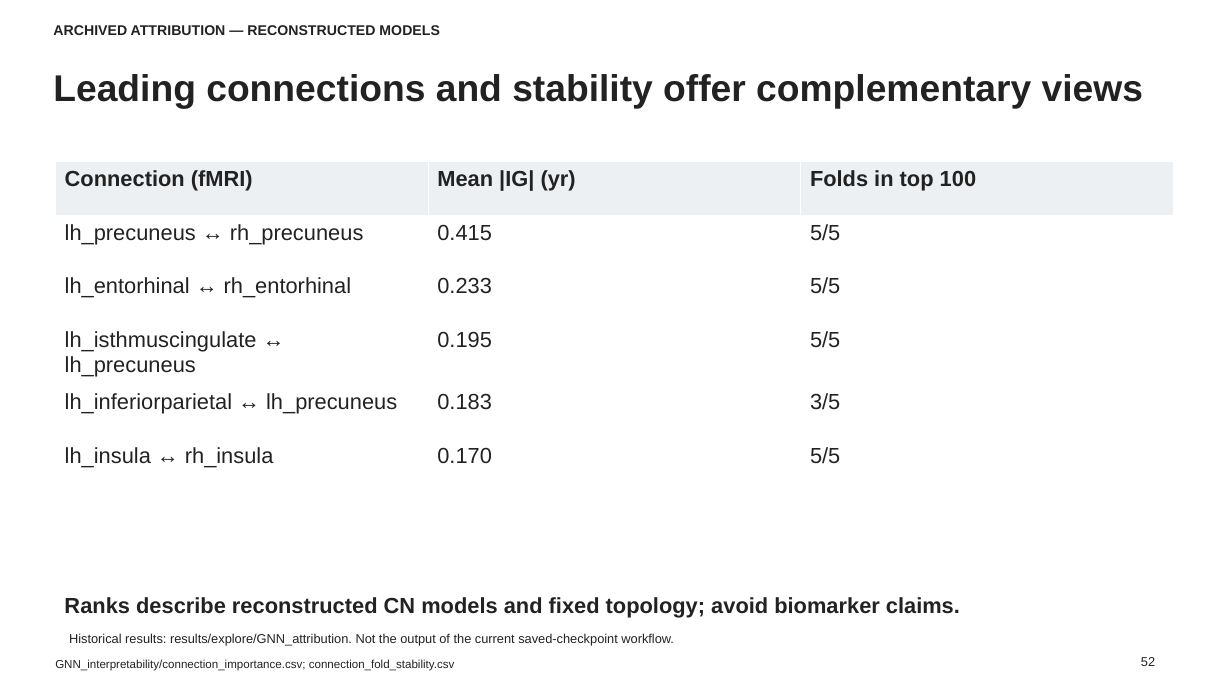
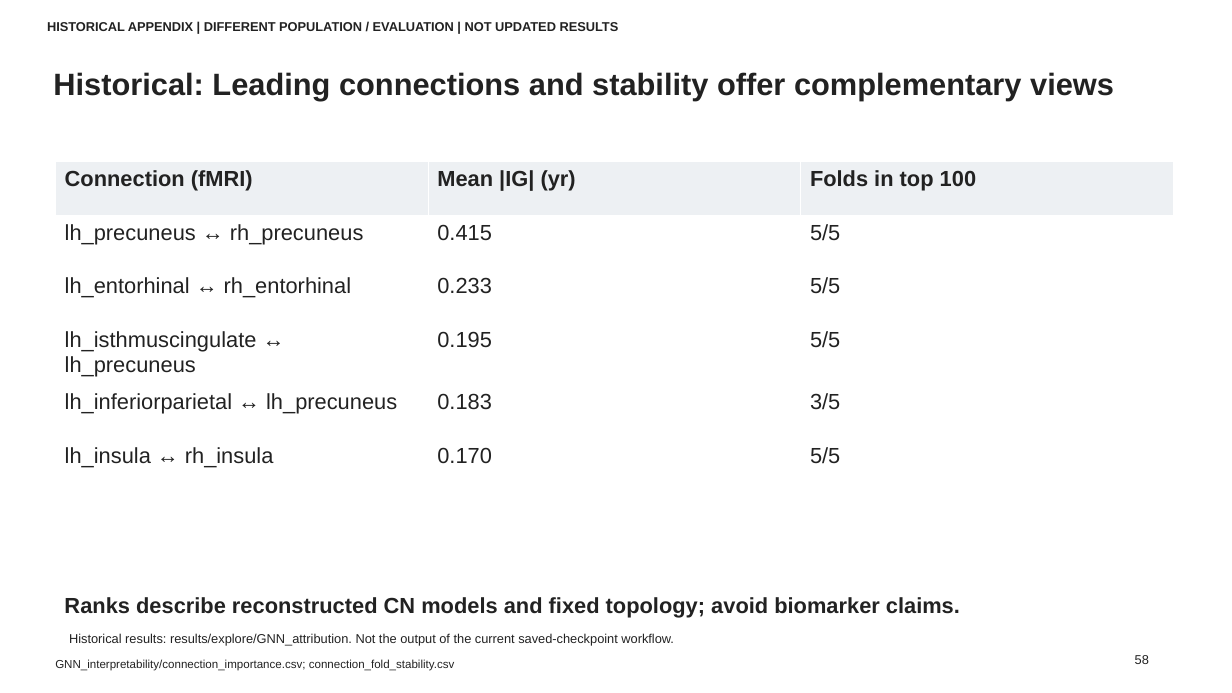
Before and after one commit to mintchoc0326/BAG-Prediction, a slide deck: slide 58 of reports/brain_age/slides/Connectome_Brain_Age_Results_English_Editable_with_Pipelines.pptx (slide 52 before the commit). Drawn at 1232x693 pixels with LibreOffice and Linux fonts; fonts in the diff are those of the drawing. Boxes give left, top, right and bottom in pixels: in the first picture for what was removed or moved away, otherwise in the second. Text is boxed around its words. In the diff, an @@ line names an element or a change of style, - is before the commit and + after.

```diff
--- a/reports/brain_age/slides/Connectome_Brain_Age_Results_English_Editable_with_Pipelines.pptx
+++ b/reports/brain_age/slides/Connectome_Brain_Age_Results_English_Editable_with_Pipelines.pptx
@@ text at [47,22,619,31]: text changed; size 11 to 10 pt @@
-ARCHIVED ATTRIBUTION — RECONSTRUCTED MODELS
+HISTORICAL APPENDIX | DIFFERENT POPULATION / EVALUATION | NOT UPDATED RESULTS
@@ text at [53,72,1114,100]: text changed; size 29 to 24 pt @@
-Leading connections and stability offer complementary views
+Historical: Leading connections and stability offer complementary views
@@ text at [1135,655,1149,664]: text changed @@
-52
+58
```
Also in this commit, not shown: 14 other slides changed, 43 slides added, 39 slides removed, 4 other files.
